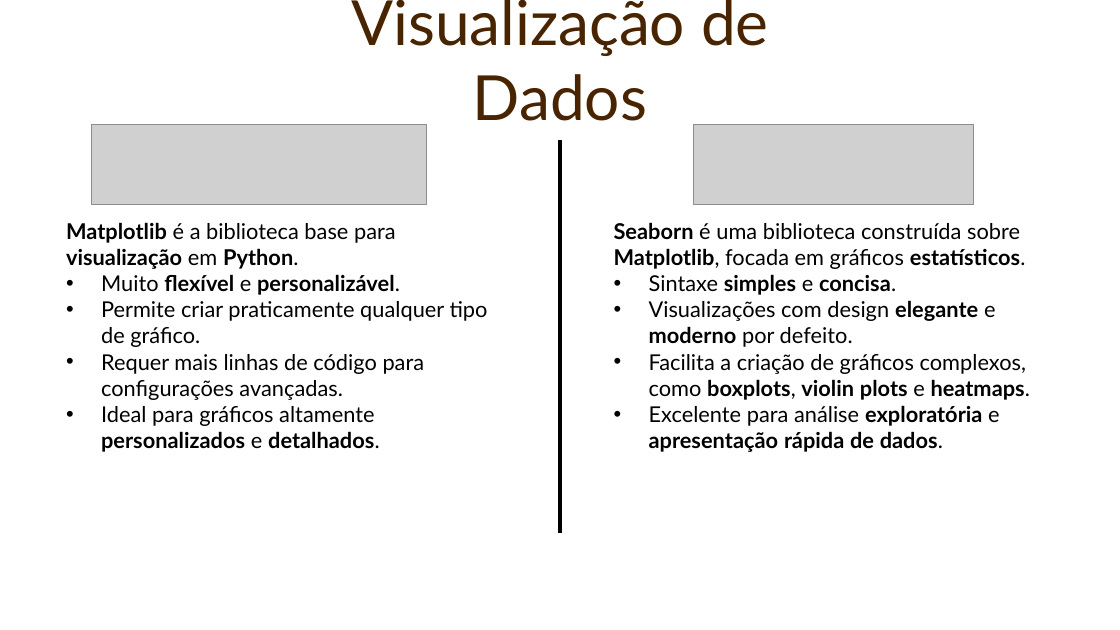
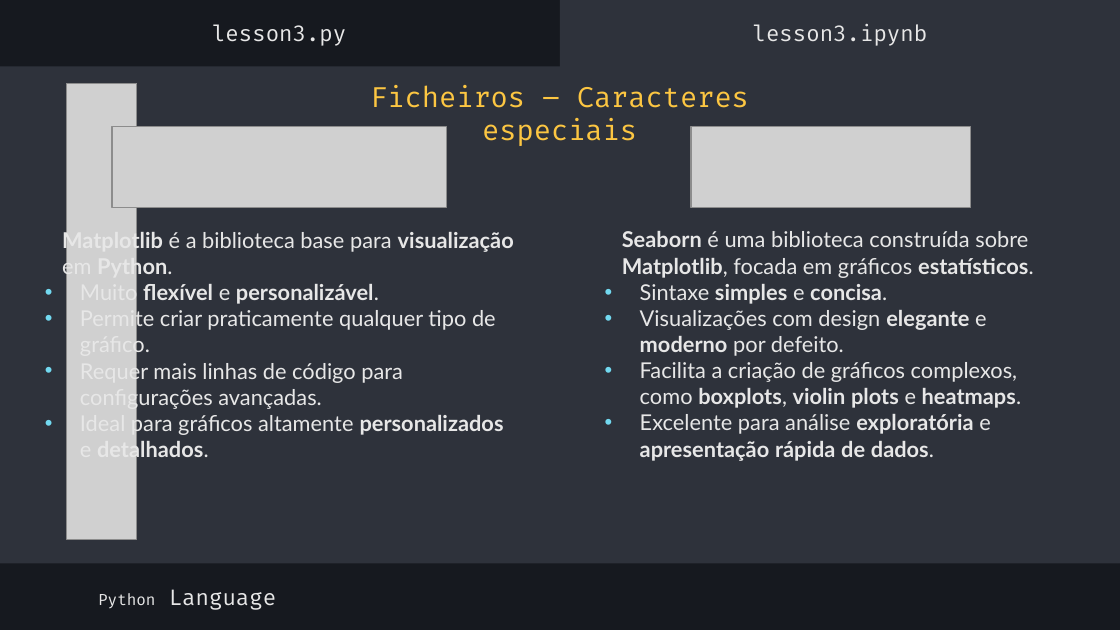
Before and after one commit to Vullkano/python-for-tech-leaders, a slide deck: slide 6 of 3. Data Visualization/Data Visualization.pptx (slide 12 before the commit). Drawn at 1120x630 pixels with LibreOffice and Linux fonts; fonts in the diff are those of the drawing; grey boxes stand for pictures; background and template pictures are left out. Boxes give left, top, right and bottom in pixels: in the first picture for what was removed or moved away, otherwise in the second. Text is boxed around its words. In the diff, an @@ line names an element or a change of style, - is before the commit and + after.

```diff
--- a/3. Data Visualization/Data Visualization.pptx
+++ b/3. Data Visualization/Data Visualization.pptx
@@ background picture (left out) to #16191F @@
@@ subtitle added at (212, 24, 346, 46), 14 pt, text #E7E7E7 @@
+lesson3.py
@@ text removed at (351, 0, 769, 121) @@
-Visualização de Dados
@@ rectangle added at (560, 0, 1120, 73), fill #2E323B @@
@@ subtitle added at (753, 24, 928, 46), 14 pt, text #E7E7E7 @@
+lesson3.ipynb
@@ rectangle added at (0, 66, 1120, 563), fill #2E323B @@
@@ picture added at (66, 83, 137, 539) @@
@@ text added at (370, 85, 749, 146), 18 pt, text #FCC642 @@
+Ficheiros – Caracteres especiais
@@ text added at (98, 126, 111, 153), 14 pt, text #707070 @@
+2
@@ picture: place and size @@
-picture at (92, 124, 427, 205)
+picture at (112, 127, 447, 207)
@@ line removed from (560, 140) to (560, 533) @@
@@ text added at (98, 158, 111, 185), 14 pt, text #707070 @@
+3
@@ text added at (98, 191, 111, 218), 14 pt, text #707070 @@
+4
@@ text "Matplotlib é a biblioteca base ..." at (62, 229, 514, 462): text colour #000000 to #E7E7E7; indent changed; bullet colour #000000 to #72D9F0 @@
@@ text "Matplotlib é a biblioteca base ...": place and size @@
-text "Matplotlib é a biblioteca base ..." at (66, 222, 488, 452)
+text "Matplotlib é a biblioteca base ..." at (62, 229, 514, 462)
@@ text "Seaborn é uma biblioteca construída ...": place and size @@
-text "Seaborn é uma biblioteca construída ..." at (614, 222, 1031, 452)
+text "Seaborn é uma biblioteca construída ..." at (622, 231, 1034, 461)
@@ text "Seaborn é uma biblioteca construída ..." at (622, 231, 1034, 461): text colour #000000 to #E7E7E7; indent changed; bullet colour #000000 to #72D9F0 @@
@@ text added at (98, 539, 125, 541), 14 pt, text #707070 @@
+14
@@ subtitle added at (98, 589, 276, 610), 14 pt, text #E7E7E7 @@
+Python Language
```
Also in this commit, not shown: 2 other slides changed, 4 slides added, 10 slides removed, 2 other files.
